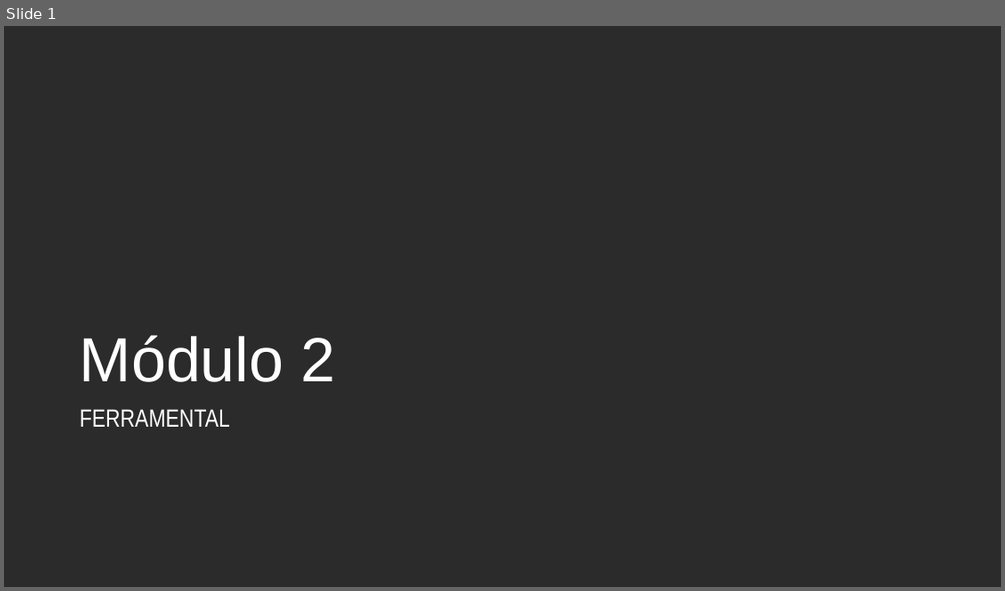
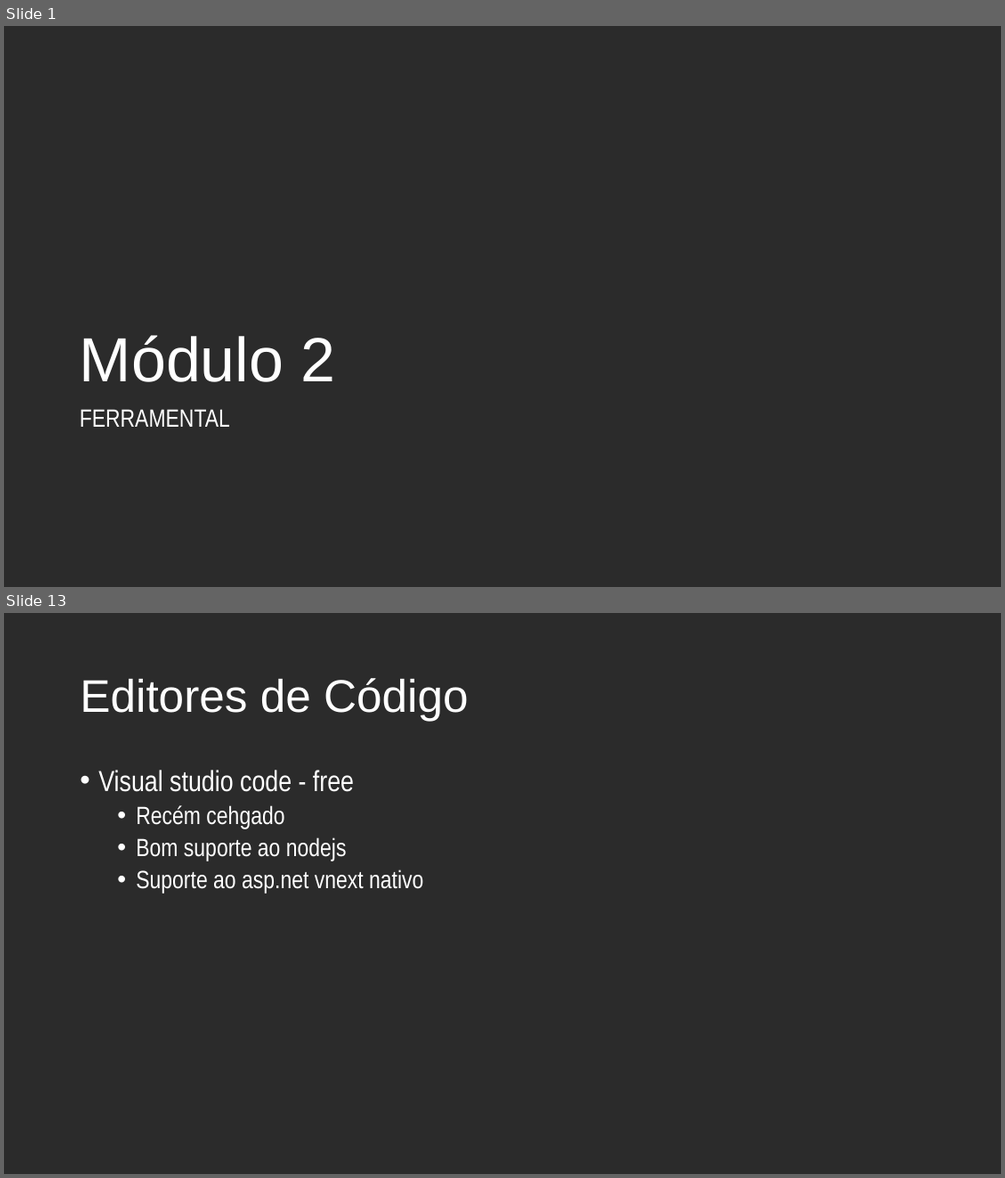
Before and after one commit to andrebaltieri/5485, a slide deck: ppts/Modulo 2/5485 - M02A01.pptx. Shown one above the other, each under a label of ours: slide 1 before the commit, slides 1 and 13 after it; the slides between them are not shown. The pictures are 1005x591 and 1005x1178 pixels, drawn with LibreOffice and Linux fonts; fonts in the diff are those of the drawing; background and template pictures are left out; a plain dark background stands for a picture behind light text. Boxes give left, top, right and bottom in pixels: in the first picture for what was removed or moved away, otherwise in the second. Text is boxed around its words. In the diff, an @@ line names an element or a change of style, - is before the commit and + after.

```diff
--- a/ppts/Modulo 2/5485 - M02A01.pptx
+++ b/ppts/Modulo 2/5485 - M02A01.pptx
@@ slide 13 added at (x1=4, y1=613, x2=1001, y2=1174), background picture (left out) @@
@@ title added at (x1=80, y1=678, x2=469, y2=721), 44 pt, text #FFFFFF @@
+Editores de Código
@@ text added at (x1=98, y1=770, x2=423, y2=893), 24 pt, text #FFFFFF @@
+• Visual studio code - free
+  • Recém cehgado
+  • Bom suporte ao nodejs
+  • Suporte ao asp.net vnext nativo
```
Also in this commit, not shown: 3 slides changed, 15 other slides added, 3 slides removed, 4 other files.
